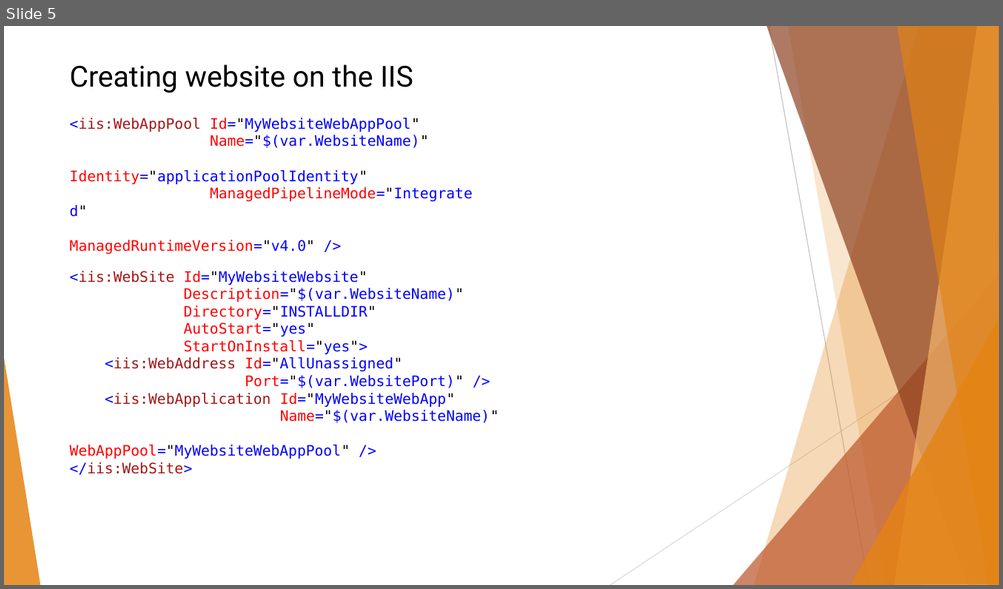
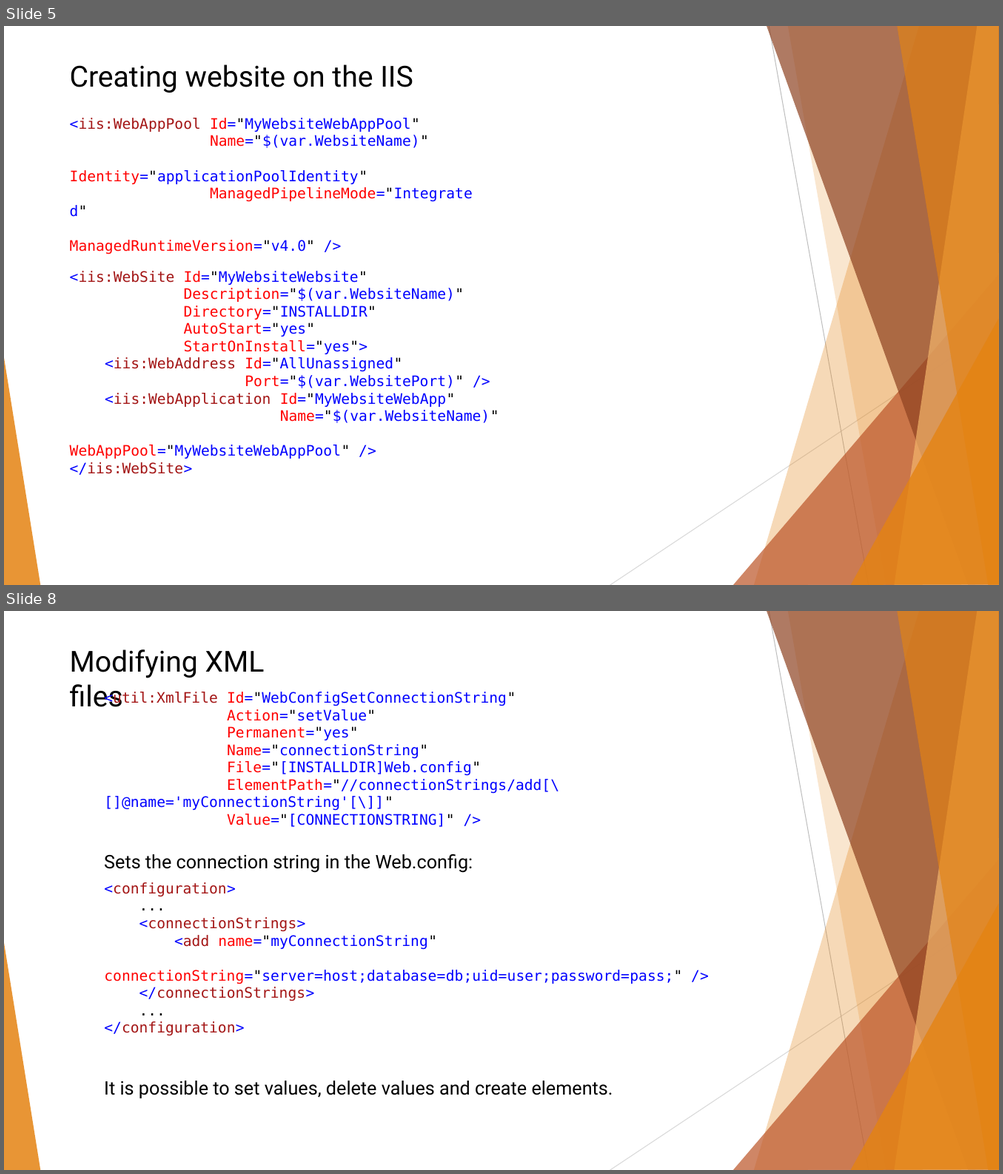
Before and after one commit to BinaryStudioAcademy/WixGettingStartedCourse, a slide deck: Part 3/WiX Part 3.pptx. Shown one above the other, each under a label of ours: slide 5 before the commit, slides 5 and 8 after it; the slides between them are not shown. The pictures are 1003x589 and 1003x1174 pixels, drawn with LibreOffice and Linux fonts; fonts in the diff are those of the drawing. Boxes give left, top, right and bottom in pixels: in the first picture for what was removed or moved away, otherwise in the second. Text is boxed around its words. In the diff, an @@ line names an element or a change of style, - is before the commit and + after.

```diff
--- a/Part 3/WiX Part 3.pptx
+++ b/Part 3/WiX Part 3.pptx
@@ slide 8 added at (4, 611, 999, 1170), background #FFFFFF; not listed: 10 template elements that a slide beside it also shows @@
@@ text added at (70, 649, 264, 707), 28 pt, text #000000 @@
+Modifying XML files
@@ text added at (104, 691, 559, 827), 14 pt, text #0000FF @@
+<util:XmlFile Id="WebConfigSetConnectionString"
+Action="setValue"
+Permanent="yes"
+Name="connectionString"
+File="[INSTALLDIR]Web.config"
+ElementPath="//connectionStrings/add[\[]@name='myConnectionString'[\]]"
+Value="[CONNECTIONSTRING]" />
@@ text added at (104, 854, 473, 873), 18 pt, text #000000 @@
+Sets the connection string in the Web.config:
@@ text added at (104, 883, 682, 1037), 14 pt, text #0000FF @@
+<configuration>
+...
+<connectionStrings>
+<add name="myConnectionString"
+connectionString="server=host;database=db;uid=user;password=pass;" />
+</connectionStrings>
+...
+</configuration>
@@ text added at (104, 1081, 613, 1099), 18 pt, text #000000 @@
+It is possible to set values, delete values and create elements.
```
Also in this commit, not shown: 1 slide changed, 2 other slides added, 4 other files.
